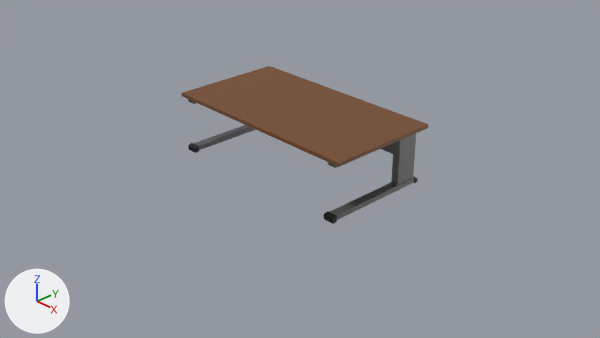
Renders of the Blender file Assets/3DModels/desk2.blend from each side of a commit.
Both versions are drawn from the file's camera 'Camera'. The axes (+X, +Y, +Z) are drawn at lower left. The lights are the same throughout.

In view in the first picture: 'Cube', 'Leg', 'Leg.001', 'Top'.
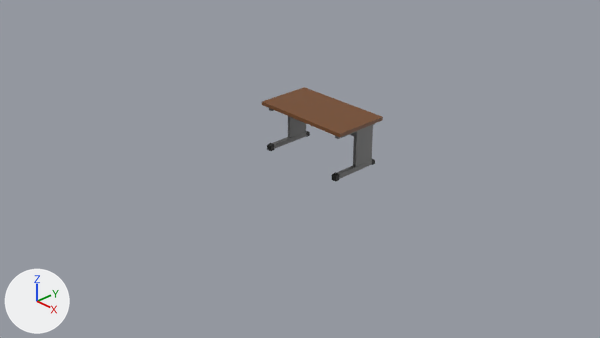
The change in detail:
me_cube has 8 vertices, 6 faces and spans x -1.5..1.5, y -0.8..0.8, z 0.78..0.82.
me_cube is used by ob_top; location (0.0, 0.0, 0.0).
me_cube part 1: the whole mesh is scaled about its middle by (0.499, 0.503, 1), then moved by (0.0, 0.4, -0.13).
me_cube_001 is used by ob_leg; location (0.0, 0.0, 0.0).
me_cube_001 had 44 vertices, 38 faces and spanned x -1.43..-1.27, y -0.79..0.77, z -0.01..0.78.
me_cube_001 now has 40 vertices, 34 faces and spans x -0.67..-0.6, y 0.01..0.77, z -0.01..0.65.
me_cube_001 part 2: a new loose piece, a box spanning x -0.659..-0.609, y 0.396..0.709, z 0.064..0.614, in mat_desk_metal (grey #747474).
me_cube_001 part 3: a new loose piece of 24 vertices spanning x -0.67..-0.6, y 0.01..0.77, z -0.01..0.08.
me_cube_001 part 4: the loose piece of 28 vertices spanning x -1.43..-1.27, y -0.79..0.77, z -0.01..0.08 is deleted.
me_cube_005 has 8 vertices, 6 faces and spans x -1.34..1.34, y 0.63..0.67, z 0.33..0.77.
me_cube_005 is used by ob_cube; location (0.0, 0.0, 0.0).
me_cube_005 part 5: the whole mesh is scaled about its middle by (0.47, 0.5, 0.716), then moved by (0.0, 0.03, -0.06).
me_cube_006 is used by ob_leg_001; location (0.0, 0.0, 0.0).
me_cube_006 had 44 vertices, 38 faces and spanned x 1.26..1.42, y -0.79..0.77, z -0.01..0.78.
me_cube_006 now has 44 vertices, 38 faces and spans x 0.6..0.68, y 0.01..0.77, z -0.01..0.65.
me_cube_006 part 6: the loose piece of 8 vertices spanning x 1.29..1.39, y 0.4..0.71, z 0.06..0.77 is scaled about its middle by (0.5, 1, 0.774), then moved by (-0.7, 0.0, -0.08).
me_cube_006 part 7: the loose piece of 8 vertices spanning x 1.28..1.4, y -0.75..0.74, z 0.71..0.78 is scaled about its middle by (0.5, 0.464, 1), then moved by (-0.7, 0.4, -0.13).
me_cube_006 part 8: 28 of 44 vertices moved; they spanned x 1.26..1.42, y -0.79..0.77, z -0.01..0.08 and now span x 0.6..0.68, y 0.01..0.77, z -0.01..0.08; mean shift (-0.7, 0.46, 0.0); largest move (1.42, -0.73, 0.08) -> (0.68, 0.07, 0.08).

Location of each change, (x1, y1, x2, y2) in pixels of the pictures (600 x 338 px; the box of a moved part takes in the faces that stretch with it):
'Top', mesh rescaled (51% narrower, 50% shorter)
    before: (181, 66, 428, 167)
    after: (262, 87, 383, 137)
'Leg.001', reshaped (54% narrower, 35% shorter)
    before: (324, 134, 418, 224)
    after: (332, 124, 375, 182)
'Leg', reshaped
    before: (188, 99, 256, 153)
    after: (267, 108, 310, 151)
'Cube', mesh rescaled (not visible afterwards)
    before: (381, 143, 394, 154)
part 2 of me_cube_001, added
    after: (288, 116, 306, 138)
part 3 of me_cube_001, added
    after: (267, 131, 310, 151)
part 4 of me_cube_001, deleted
    before: (188, 125, 256, 153)
part 6 of me_cube_006, moved or reshaped
    before: (391, 134, 416, 185)
    after: (353, 125, 373, 167)
part 7 of me_cube_006, moved or reshaped
    before: (328, 162, 338, 168)
    after: (335, 124, 374, 139)
part 8 of me_cube_006, moved or reshaped
    before: (324, 176, 418, 224)
    after: (332, 159, 375, 182)
